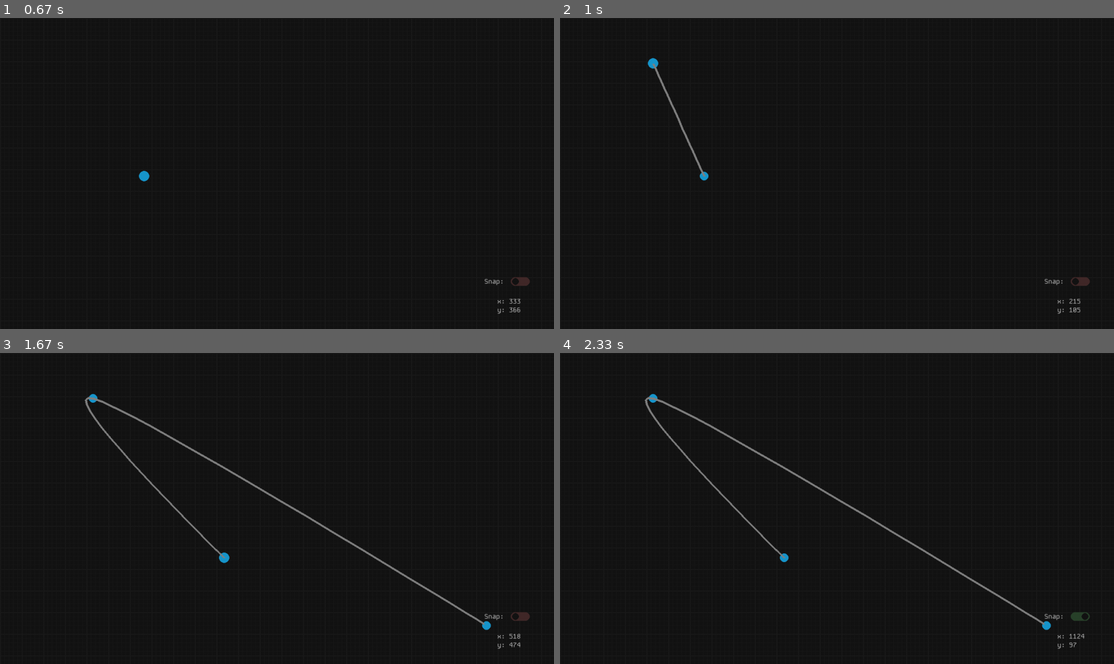
Above: before the commit, frames 1-4 (two rows, left to right).
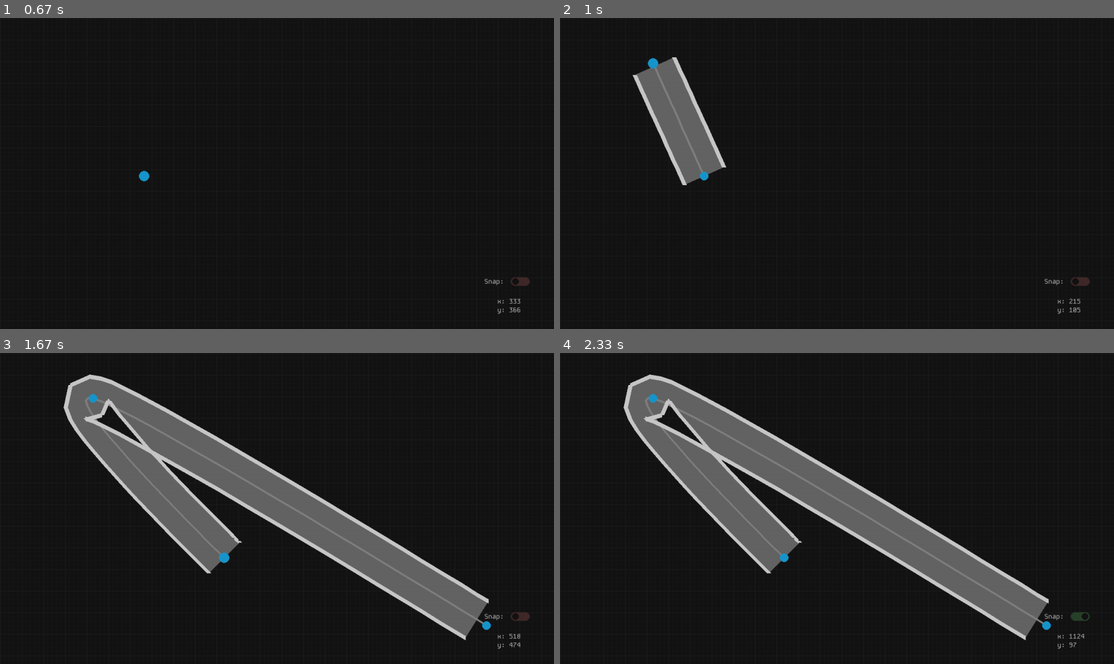
Above: after the commit, the same moments.

Repository: Raphael-W/Racing-Line
Game: pygame game, started from Software/main.py
Same seed, same stepped clock (60 frames per second), same inputs: the game is played once before the commit and once after it.
Inputs (mouse positions are in pixels of both pictures, inside the frame that each line leads up to):
- Up to frame 1 (0.67 s): press the mouse at (277, 195) at 0.37 s; move the mouse to (210, 185) at 0.47 s; release the mouse at (144, 176) at 0.6 s
- Up to frame 2 (1 s): press the mouse at (837, 195) at 0.7 s; move the mouse to (748, 129) at 0.8 s; release the mouse at (654, 61) at 0.93 s
- Up to frame 3 (1.67 s): press the mouse at (277, 530) at 1.03 s; move the mouse to (382, 576) at 1.13 s; release the mouse at (487, 626) at 1.27 s; press the mouse at (144, 511) at 1.37 s; move the mouse to (182, 533) at 1.47 s; release the mouse at (221, 558) at 1.6 s
- Up to frame 4 (2.33 s): press the mouse at (1080, 617) at 1.7 s; move the mouse to (892, 570) at 1.8 s; release the mouse at (698, 520) at 1.93 s; press the mouse at (1053, 617) at 2.03 s; move the mouse to (1047, 505) at 2.13 s; release the mouse at (1047, 393) at 2.27 s

Frame 1 is identical in both runs. In frame 2, 3.2% of the frame differs, in the area x 13-30%, y 12-54%; in frame 3, 17%; in frame 4, 17%, in the area x 11-89%, y 6-93%.

Commit message:
Added width to track

Diff:
--- a/Software/main.py
+++ b/Software/main.py
@@ -4,7 +4,7 @@
 from pygameUIElements import *
 
 pygame.init()
-pygame.display.set_caption("Bézier Curve")
+pygame.display.set_caption("Racing Line Finder")
 screen = pygame.display.set_mode((1280, 720))#, pygame.RESIZABLE)
 clock = pygame.time.Clock()
 screenWidth, screenHeight = screen.get_size()
@@ -16,7 +16,7 @@
 trackWidth = 50
 screenBorder = 5
 
-track = Curve()
+mainTrack = Track()
 
 programColours = {"background": (20, 20, 20),
                   "curve": (128, 128, 128),
@@ -25,7 +25,7 @@
                   "innerGrid": (25, 25, 25)}
 
 def testButtonPress():
-    track.points = []
+    mainTrack.points = []
 
 UILayer = Layer("UI", 0)
 mouseCoordsX = Label(UILayer, screen, pygame, "MonoFont.ttf", 15, (1150, 650), "", (200, 200, 200))
@@ -73,34 +73,35 @@
         if event.type == pygame.QUIT:
             running = False
 
-        if event.type == pygame.MOUSEBUTTONDOWN and pygame.mouse.get_pressed()[0] and (track.mouseHovering is None) and (not UILayer.mouseOnLayer((mousePosX, mousePosY))):
+        if event.type == pygame.MOUSEBUTTONDOWN and pygame.mouse.get_pressed()[0] and (mainTrack.mouseHovering is None) and (not UILayer.mouseOnLayer((mousePosX, mousePosY))):
             index = -1
-            if len(track.points) >= 2:
-                onLine, nearPointIndex = track.mouseOnCurve(mousePosX - offsetPosition[0], mousePosY - offsetPosition[1], 20)
+            if len(mainTrack.points) >= 2:
+                onLine, nearPointIndex = mainTrack.mouseOnCurve(mousePosX - offsetPosition[0], mousePosY - offsetPosition[1], 20)
                 if onLine: index = nearPointIndex
-            track.add(ControlPoint(mousePosX - offsetPosition[0], mousePosY - offsetPosition[1]), index = index)
+            mainTrack.add(ControlPoint(mousePosX - offsetPosition[0], mousePosY - offsetPosition[1]), index = index)
 
-        if event.type == pygame.MOUSEBUTTONDOWN and pygame.mouse.get_pressed()[2] and (track.mouseHovering is not None) and (not UILayer.mouseOnLayer((mousePosX, mousePosY))):
-            track.remove(index = track.mouseHovering)
+        if event.type == pygame.MOUSEBUTTONDOWN and pygame.mouse.get_pressed()[2] and (mainTrack.mouseHovering is not None) and (not UILayer.mouseOnLayer((mousePosX, mousePosY))):
+            mainTrack.remove(index = mainTrack.mouseHovering)
 
         if event.type == pygame.MOUSEBUTTONDOWN and pygame.mouse.get_pressed()[1]:
             pivotPos = (mousePosX - offsetPosition[0], mousePosY - offsetPosition[1])
 
         if event.type == pygame.KEYDOWN:
             if event.key == pygame.K_z and pygame.key.get_mods() & pygame.KMOD_LCTRL and not(pygame.key.get_mods() & pygame.KMOD_LSHIFT):
-                track.undo()
+                mainTrack.undo()
 
             if event.key == pygame.K_z and pygame.key.get_mods() & pygame.KMOD_LCTRL and pygame.key.get_mods() & pygame.KMOD_LSHIFT:
-                track.redo()
+                mainTrack.redo()
 
-    track.update(mousePosX - offsetPosition[0], mousePosY - offsetPosition[1], screenWidth , screenHeight, screenBorder, pygame, offsetPosition, magneticSwitch.value)
-    track.draw(programColours, screen, pygame, offsetPosition)
+    mainTrack.update(mousePosX - offsetPosition[0], mousePosY - offsetPosition[1], screenWidth, screenHeight, screenBorder, pygame, offsetPosition, magneticSwitch.value)
+    mainTrack.draw(programColours, screen, pygame, offsetPosition)
 
     mouseCoordsX.text = ("x: " + str(mousePosX - offsetPosition[0]))
     mouseCoordsY.text = ("y: " + str(mousePosY - offsetPosition[1]))
     UILayer.display()
 
+
     pygame.display.flip()
-    clock.tick(120) #Refresh Rate
+    clock.tick(60) #Refresh Rate
 
 pygame.quit()
--- a/Software/pygameUIElements.py
+++ b/Software/pygameUIElements.py
@@ -181,8 +181,8 @@
         self.number = number
         self.elements = []
 
-    def add(self, UIElement):
-        self.elements.append(UIElement)
+    def add(self, element):
+        self.elements.append(element)
 
     def display(self):
         for element in self.elements:
--- a/Software/spline.py
+++ b/Software/spline.py
@@ -7,6 +7,13 @@
     x2, y2 = point2
 
     return math.sqrt(((y2 - y1) ** 2) + ((x1 - x2) ** 2))
+
+def intersect(point1, point2, point3, point4):
+    def counterClockwise(point1, point2, point3):
+        return (point3[1] - point1[1]) * (point2[0] - point1[0]) > (point3[0] - point1[0]) * (point2[1] - point1[1])
+
+    return (counterClockwise(point1, point2, point3) != counterClockwise(point2, point3, point4) and
+            counterClockwise(point1, point2, point3) != counterClockwise(point1, point2, point4))
 
 #Returns a position on the curve given t and the control points
 def calculateSpline(control_points, t, calcGrad = False):
@@ -88,10 +95,14 @@
     def draw(self, colour, screen, pygame, offset):
         pygame.draw.circle(screen, colour, (self.posX + offset[0], self.posY + offset[1]), self.size)
 
-class Curve:
+class Track:
     def __init__(self, points = []):
         self.points = []
         self.splinePoints = []
+
+        self.leftTrackEdge = []
+        self.rightTrackEdge = []
+
         self.history = []
         self.pointsSelected = []
         self.mouseHovering = None
@@ -159,6 +170,37 @@
                 t = tInt / resolution
                 self.splinePoints[tInt] = (calculateSpline(self.returnPointCoords(), t))
 
+            self.computeTrackEdges(updatePoints = updatePoints, width = 50)
+
+    def computeTrackEdges(self, updatePoints = [], width = 50):
+        perSegRes = len(self.splinePoints) // len(self.points) - 1
+
+        if len(self.points) >= 2:
+            if len(updatePoints) > 0:
+                self.leftTrackEdge += [''] * (len(self.splinePoints) - len(self.leftTrackEdge) - 1)
+                self.rightTrackEdge += [''] * (len(self.splinePoints) - len(self.rightTrackEdge) - 1)
+            else:
+                self.leftTrackEdge = [''] * (len(self.splinePoints) - 1)
+                self.rightTrackEdge = [''] * (len(self.splinePoints) - 1)
+
+            updateRange = (0, len(self.splinePoints) - 1)
+            if len(updatePoints) > 0:
+                lowerBound = max((min(updatePoints) - 2) * perSegRes, 0)
+                upperBound = min((max(updatePoints) + 2) * perSegRes, len(self.splinePoints) - 1)
+                updateRange = (lowerBound, upperBound)
+
+            for seg in range(*updateRange):
+                distance = pointDistance(self.splinePoints[seg], self.splinePoints[seg + 1])
+
+                newXLeft = ((width * (self.splinePoints[seg][1] - self.splinePoints[seg + 1][1])) / distance) + self.splinePoints[seg][0]
+                newYLeft = ((width * (self.splinePoints[seg + 1][0] - self.splinePoints[seg][0])) / distance) + self.splinePoints[seg][1]
+
+                newXRight = ((-width * (self.splinePoints[seg][1] - self.splinePoints[seg + 1][1])) / distance) + self.splinePoints[seg][0]
+                newYRight = ((-width * (self.splinePoints[seg + 1][0] - self.splinePoints[seg][0])) / distance) + self.splinePoints[seg][1]
+
+                self.leftTrackEdge[seg] = (newXLeft, newYLeft)
+                self.rightTrackEdge[seg] = (newXRight, newYRight)
+
     def update(self, mousePosX, mousePosY, screenWidth, screenHeight, screenBorder, pygame, offset, snap):
         self.pointsSelected = [point for point in self.points if point.pointSelected]
 
@@ -172,10 +214,19 @@
         if len(self.pointsSelected) > 0:
             self.computeSpline(updatePoints = [self.points.index(point) for point in self.pointsSelected])
 
+
     def draw(self, programColours, screen, pygame, offset):
+        if len(self.points) >= 2:
+            offsetMainCurve = [(point[0] + offset[0], point[1] + offset[1]) for point in self.splinePoints]
+            offsetLeftTrackEdge = [(point[0] + offset[0], point[1] + offset[1]) for point in self.leftTrackEdge]
+            offsetRightTrackEdge = [(point[0] + offset[0], point[1] + offset[1]) for point in self.rightTrackEdge]
+
+            combinedTrackEdges = offsetLeftTrackEdge + list(reversed(offsetRightTrackEdge))
+
+            pygame.draw.polygon(screen, (100, 100, 100), combinedTrackEdges)
+            pygame.draw.lines(screen, programColours["curve"], False, offsetMainCurve, 5)
+            pygame.draw.lines(screen, (200, 200, 200), False, offsetLeftTrackEdge, 10)
+            pygame.draw.lines(screen, (200, 200, 200), False, offsetRightTrackEdge, 10)
+
         for point in self.points:
             point.draw(programColours["controlPoint"], screen, pygame, offset)
-
-        if len(self.points) >= 2:
-            offsetCurve = [(point[0] + offset[0], point[1] + offset[1]) for point in self.splinePoints]
-            pygame.draw.lines(screen, programColours["curve"], False, offsetCurve, 5)
